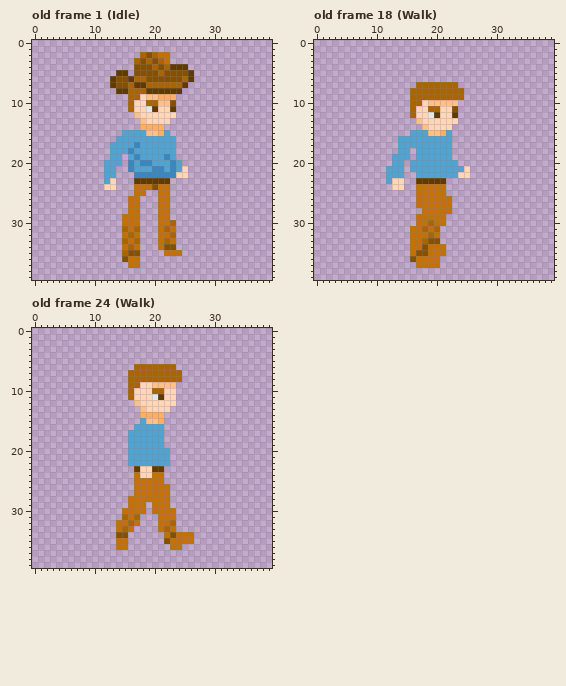
Pixel-art file -- Assets/Characters/Test/Test2Animation_40x40.ase. This is how it looked before the edit.
40x40 pixels, 24 frames. Shown: old frame 1 (Idle), old frame 18 (Walk), old frame 24 (Walk). The commit also changed other frames, which this record leaves out.
After:
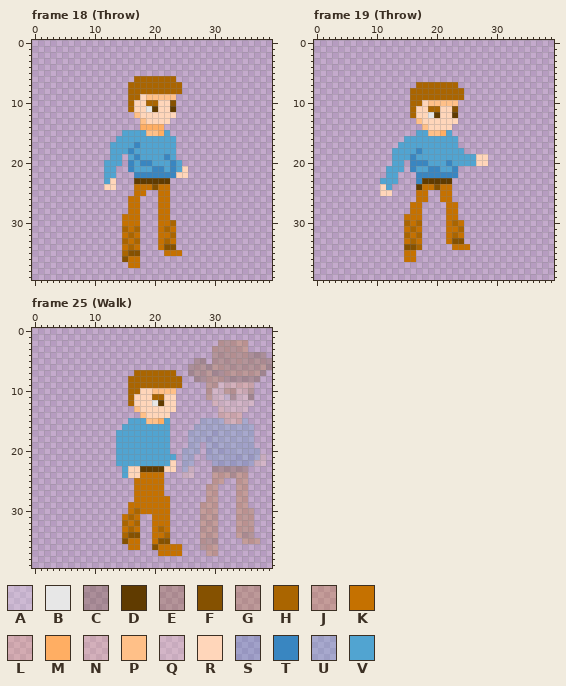
Palette (. is transparent): A #e7e7e740  B #e7e7e7  C #603b0040  D #603b00  E #85510040  F #855100  G #aa650040  H #aa6500  J #c5710040  K #c57100  L #ffae6340  M #ffae63  N #ffc08840  P #ffc088  Q #ffd6ba40  R #ffd6ba  S #3986c140  T #3986c1  U #51a4d140  V #51a4d1
A new or re-ordered frame is compared with the old frame closest to it.
The edit:
frames 24 -> 40
layer "Reference" now shown
frames re-ordered
--- frame 18 (Throw) against old frame 1 (Idle), layer "Main"
@@ x 11..28 @@
  1 ..................
- 2 .......HFHKK......
- 3 ......HFHFHK......
- 4 ......FFFHFHDDD...
- 5 ...DD.FFFFHFFFFD..
- 6 ..DFFDHHFFFFFFHD..
- 7 ..DFFHDDHHHHHHD...
- 8 ...DDHHHDDDDDD....
- 9 .....HHRPPMMM.....
-10 .....HRRHHPPF.....
+ 2 ..................
+ 3 ..................
+ 4 ..................
+ 5 ..................
+ 6 ......HHHHHHH.....
+ 7 .....HHHHHHHHH....
+ 8 .....HHHHHHHHH....
+ 9 .....HHRPPPPP.....
+10 .....HRRHHRRF.....
 11 .....HRRBDRRD.....
--- frame 19 (Throw) against old frame 18 (Walk)
@@ x 9..30 @@
 14 .........PRRRR........
-15 .......VVVPPMV........
-16 .....VVVVVVVVV........
-17 .....VVVVVVVVV........
-18 .....VV.VVVVVV........
-19 ....VVV.VVVVVV........
-20 ....VV.VVVVVVVV.......
-21 ...VVV.VVVVVVVVVR.....
-22 ...VVV..VVVVVVVRR.....
-23 ...VRR..DDDDD.........
-24 ....RR..KKKKK.........
-25 ........KKKKK.........
-26 ........KKKKKK........
-27 ........KKKKKK........
-28 .........KKKKK........
-29 ........KKKKK.........
-30 ........KKHKK.........
-31 .......KKHKH..........
-32 .......KKKHK..........
-33 .......KKHFF..........
-34 .......KKFKKK.........
-35 .......KFFKKK.........
-36 .......FKKKK..........
-37 ........KKKK..........
+15 ........VVPPMV........
+16 ......VVVVVVVVV.......
+17 .....VVVVVVVVVV.......
+18 ....VVVVTVVVVVVV......
+19 ....VVVTVVVVVVVVVVRR..
+20 ....VV.TTTVVVTVVVVRR..
+21 ...VVV.TVVTTVVT.......
+22 ...VV...TTTTTTT.......
+23 ..VVV...TDDDDD........
+24 ..RV....DKKFKK........
+25 ..RR....KK..KK........
+26 ........KK..KK........
+27 .......KK....KK.......
+28 .......KK....KK.......
+29 ......KKK....KK.......
+30 ......HKH....KHK......
+31 ......KHK....KKH......
+32 ......HKH....KHK......
+33 ......KHK....KFF......
+34 ......FFH.....KKK.....
+35 ......KK..............
+36 ......KK..............
+37 ......................
 38 ......................
--- frame 25 (Walk) against old frame 24 (Walk)
@@ x 12..39 @@
  1 ............................
- 2 ............................
- 3 ............................
- 4 ............................
- 5 ............................
- 6 .....HHHHHHH................
- 7 ....HHHHHHHHH...............
- 8 ....HHHHHHHHH...............
- 9 ....HHRRPPPP................
-10 ....HRRRHHRR................
-11 ....HRRRBDRR................
-12 .....PRRRRRR................
-13 ......PRRRR.................
-14 ......MMMM..................
-15 ......VPPM..................
-16 .....VVVVV..................
-17 ....VVVVVV..................
-18 ....VVVVVV..................
-19 ....VVVVVV..................
-20 ....VVVVVVV.................
-21 ....VVVVVVV.................
-22 ....VVVVVVV.................
-23 .....DRRDD..................
-24 .....KRRKK..................
-25 .....KKKKK..................
-26 .....KKKKKK.................
-27 .....KKKKKK.................
-28 ....KKKKKKK.................
-29 ....KKK.KKK.................
-30 ...KKKK.KKKK................
-31 ...HKH...KKK................
-32 ..KKHK...KKH................
-33 ..KHK....KHK................
-34 ..FF......KFKKK.............
-35 ..KK......FKKKK.............
-36 ..KK.......KK...............
-37 ............................
+ 2 ...................GEGJJ....
+ 3 ..................GEGEGJ....
+ 4 ..................EEEGEGCCC.
+ 5 ...............CC.EEEEGEEEEC
+ 6 ..............CEECGGEEEEEEGC
+ 7 .....HHHHHHH..CEEGCCGGGGGGC.
+ 8 ....HHHHHHHHH..CCGGGCCCCCC..
+ 9 ....HHHHHHHHH....GGQNNLLL...
+10 ....HHRRPPPP.....GQQGGNNE...
+11 ....HRRRHHRR.....GQQACQQC...
+12 ....HRRRBDRR......NQQQQQQ...
+13 .....PRRRRRR.......NQQQQ....
+14 ......PRRRR........LLLL.....
+15 ....VVVPPMV.....UUUUNNLU....
+16 ...VVVVVVVV....UUUUUUUUUU...
+17 ..VVVVVVVVV...UUUUSUUUUUU...
+18 ..VVVVVVVVV...UUUSUUUUUUU...
+19 ..VVVVVVVVV...UU.USUUUUSU...
+20 ..VVVVVVVVV..UUU.SUSSUUUSU..
+21 ..VVVVVVVVVV.UU..SUUUSSUSUQ.
+22 ..VVVVVVVVVR.UU...SSSSSSSQQ.
+23 ...VRRDDDDRR.UQ...CCCCCC....
+24 ...VRRKKKK...QQ...JJJEJJ....
+25 .....KKKKK........JJ..JJ....
+26 .....KKKKK.......JJ...JJ....
+27 .....KKKKK.......JJ...JJ....
+28 .....KKKKKK......JJ...JJ....
+29 ....KKKKKKK.....JJJ...JJ....
+30 ....KHKKKKK.....JJJ...JJG...
+31 ...KHK..KKK.....GJG...JGJ...
+32 ...HKH..KKK.....JGJ...JJG...
+33 ...KHK..KHK.....GJG...JGJ...
+34 ...HFF..KKH.....JGJ...JEE...
+35 ...FKK..KFF.....GEE....JJJ..
+36 ....KK..FKKKK...EJJ.........
+37 .........KKKK....JJ.........
 38 ............................
Pixel boxes of the changes (left, top, right, bottom) in both pictures:
changed: (110, 52, 194, 106)
changed: (380, 130, 488, 268)
changed: (116, 340, 272, 556)
